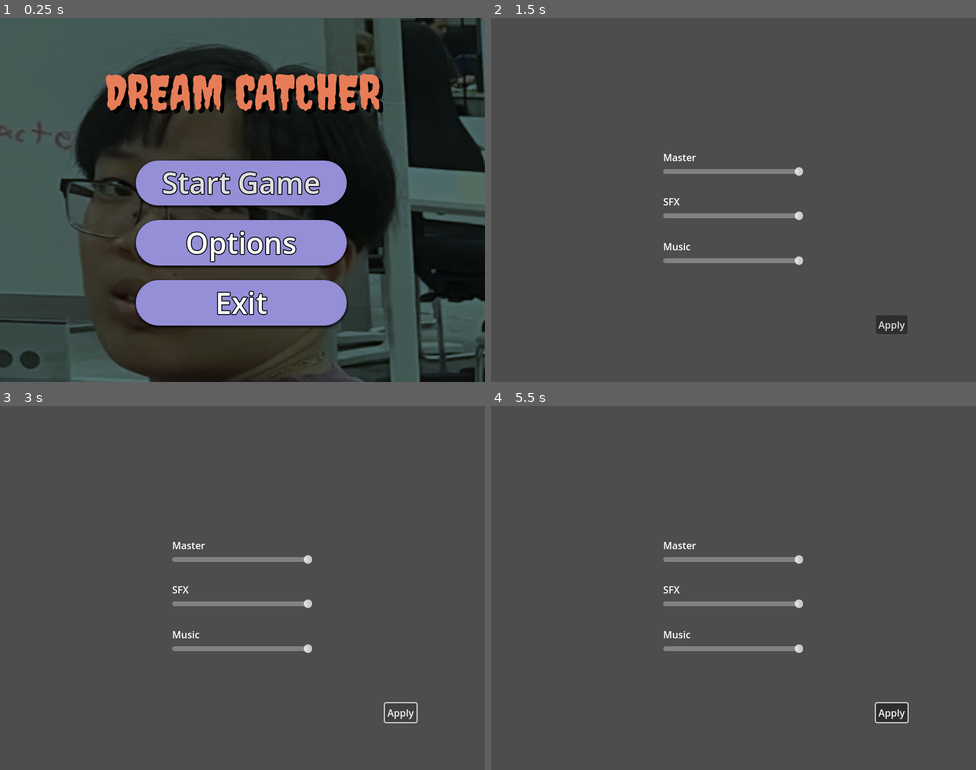
Above: before the commit, frames 1-4 (two rows, left to right).
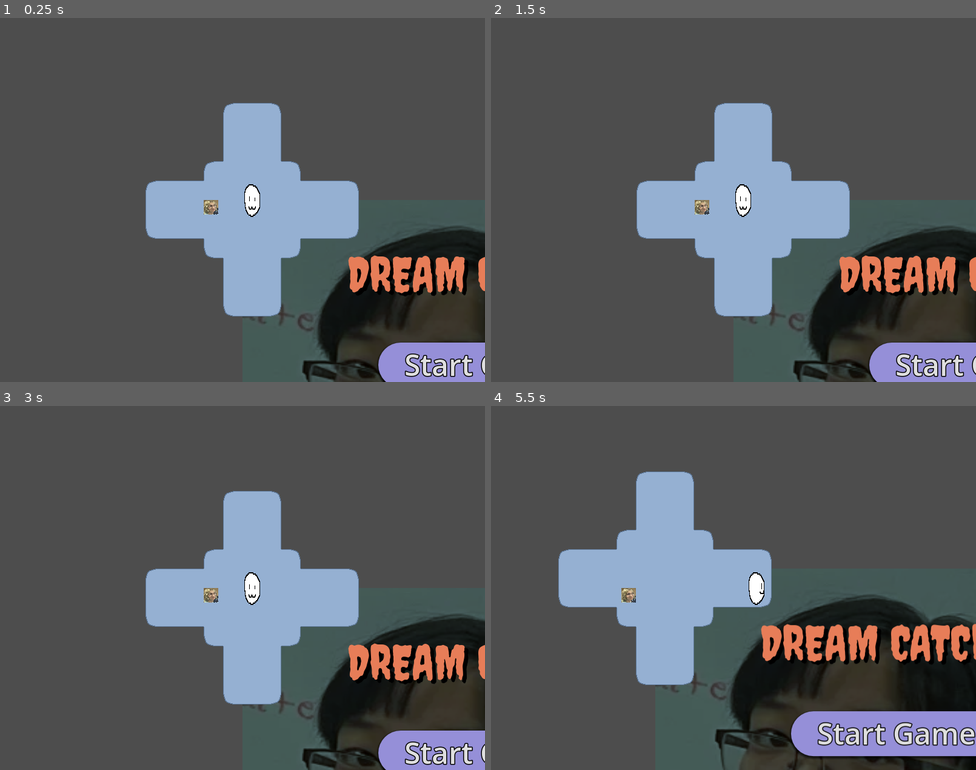
Above: after the commit, the same moments.

Repository: RubeculaBee/dream-catcher
Game: Godot game, scene res://Scenes/game.tscn
The game is run twice, just before and just after one commit, with the same random seed, the same clock (stepped at 60 frames per second) and the same inputs. Before the commit the project starts from res://Scenes/Rooms/main_menu.tscn.
Inputs (mouse positions are in pixels of both pictures, inside the frame that each line leads up to):
- Up to frame 1 (0.25 s): no input
- Up to frame 2 (1.5 s): click (733, 243) at 0.5 s, where only the run before the commit has a clickable "Options"; click (975, 363) at 1.25 s, where only the run after the commit has a clickable "Start Game"
- Up to frame 3 (3 s): click (484, 751) at 2 s, where only the run after the commit has a clickable "Start Game"; click (402, 711) at 2.75 s, where only the run before the commit has a clickable "Apply"
- Up to frame 4 (5.5 s): tap Enter at 3.5 s; move the mouse to (840, 569) at 3.52 s; hold Right (right) 3.53-4.28 s; click (840, 569) at 3.6 s; move the mouse to (636, 606) at 4.27 s; hold Down (down) 4.28-5.03 s; click (636, 606) at 4.35 s; move the mouse to (782, 507) at 5.02 s; hold Right (right) from 5.03 s (still down); click (782, 507) at 5.1 s

The runs differ from the first frame. In frame 1, 70% of the frame differs, in the area x 0-100%, y 0-100%; in frame 2, 26%; in frame 3, 26%; in frame 4, 34%.

Commit message:
reorganized menu scene file structures

Diff:
--- a/Scenes/PauseMenu.tscn
+++ b/Scenes/Menus/PauseMenu.tscn
@@ -1,6 +1,6 @@
 [gd_scene load_steps=7 format=3 uid="uid://cygcv3y1s0ojl"]
 
-[ext_resource type="Shader" uid="uid://hutbgwnujo7n" path="res://Scenes/PauseMenu.gdshader" id="1_lj4oq"]
+[ext_resource type="Shader" uid="uid://hutbgwnujo7n" path="res://Scenes/Menus/PauseMenu.gdshader" id="1_lj4oq"]
 [ext_resource type="Script" uid="uid://ccroqrgoyf3ka" path="res://Scripts/pause_menu.gd" id="1_qwhev"]
 
 [sub_resource type="ShaderMaterial" id="ShaderMaterial_qwhev"]
--- a/Scenes/Rooms/Hotel_lobby.tscn
+++ b/Scenes/Rooms/Hotel_lobby.tscn
@@ -2,7 +2,7 @@
 
 [ext_resource type="Texture2D" uid="uid://ipbc1hl6k8jd" path="res://Resources/FreePixel.png" id="1_xejx1"]
 [ext_resource type="Texture2D" uid="uid://twy3dl85vptx" path="res://Resources/Tilesets/wood.png" id="2_1npam"]
-[ext_resource type="PackedScene" uid="uid://cygcv3y1s0ojl" path="res://Scenes/PauseMenu.tscn" id="3_adcoy"]
+[ext_resource type="PackedScene" uid="uid://cygcv3y1s0ojl" path="res://Scenes/Menus/PauseMenu.tscn" id="3_adcoy"]
 
 [sub_resource type="TileSetAtlasSource" id="TileSetAtlasSource_h8djb"]
 texture = ExtResource("2_1npam")
--- a/Scenes/game.tscn
+++ b/Scenes/game.tscn
@@ -1,10 +1,15 @@
-[gd_scene load_steps=3 format=3 uid="uid://hsrv5bcni84s"]
+[gd_scene load_steps=4 format=3 uid="uid://hsrv5bcni84s"]
 
 [ext_resource type="Script" uid="uid://dfu7jqgvdmna" path="res://Scripts/game_manager.gd" id="1_qxrlw"]
+[ext_resource type="PackedScene" uid="uid://28vqp5eny63q" path="res://Scenes/Rooms/main_menu.tscn" id="2_3dryh"]
 [ext_resource type="PackedScene" uid="uid://cgbjwy5nenq5j" path="res://Scenes/Rooms/corridor_center.tscn" id="2_wrm1d"]
 
 [node name="Game" type="Node"]
 script = ExtResource("1_qxrlw")
+
+[node name="MenuContainer" type="Node" parent="."]
+
+[node name="MainMenu" parent="MenuContainer" instance=ExtResource("2_3dryh")]
 
 [node name="Rooms" type="Node" parent="."]
 
--- a/Scenes/game_manager.tscn
+++ /dev/null
@@ -1,6 +0,0 @@
-[gd_scene load_steps=2 format=3 uid="uid://chhkgmfxnb0gr"]
-
-[ext_resource type="Script" path="res://Scripts/game_manager.gd" id="1_oj352"]
-
-[node name="Game Manager" type="Node"]
-script = ExtResource("1_oj352")
--- a/Scripts/main_menu.gd
+++ b/Scripts/main_menu.gd
@@ -17,7 +17,7 @@
 
 
 func _on_settings_pressed() -> void:
-	get_tree().change_scene_to_file("res://Scenes/Options_Menu.tscn")
+	get_tree().change_scene_to_file("res://Scenes/Menus/Options_Menu.tscn")
 	print("Settings pressed")
 
 
--- a/Scripts/pause_menu.gd
+++ b/Scripts/pause_menu.gd
@@ -1,5 +1,5 @@
 extends Control
-@onready var optionsMenu = preload("res://Scenes/Options_Menu.tscn")
+@onready var optionsMenu = preload("res://Scenes/Menus/Options_Menu.tscn")
 func _ready():
 	$AnimationPlayer.play("RESET")
 
@@ -27,12 +27,12 @@
 
 func _on_main_pressed():
 	resume()
-	get_tree().change_scene_to_file("res://Scenes/Rooms/main_menu.tscn")
+	get_tree().change_scene_to_file("res://Scenes/Menus/main_menu.tscn")
 
 
 func _on_options_pressed():
 	resume()
-	get_tree().change_scene_to_file("res://Scenes/Options_Menu.tscn")
+	get_tree().change_scene_to_file("res://Scenes/Menus/Options_Menu.tscn")
 
 func _on_hotel_pressed():
 	get_tree().change_scene_to_file("res://Scenes/Rooms/Hotel_lobby.tscn")
--- a/project.godot
+++ b/project.godot
@@ -11,7 +11,7 @@
 [application]
 
 config/name="Dream Catcher"
-run/main_scene="uid://28vqp5eny63q"
+run/main_scene="uid://hsrv5bcni84s"
 config/features=PackedStringArray("4.5", "Mobile")
 config/icon="res://Resources/Images/icon.svg"
 
Renamed: Scenes/Options_Menu.tscn -> Scenes/Menus/Options_Menu.tscn
Renamed: Scenes/PauseMenu.gdshader -> Scenes/Menus/PauseMenu.gdshader
Renamed: Scenes/PauseMenu.gdshader.uid -> Scenes/Menus/PauseMenu.gdshader.uid
